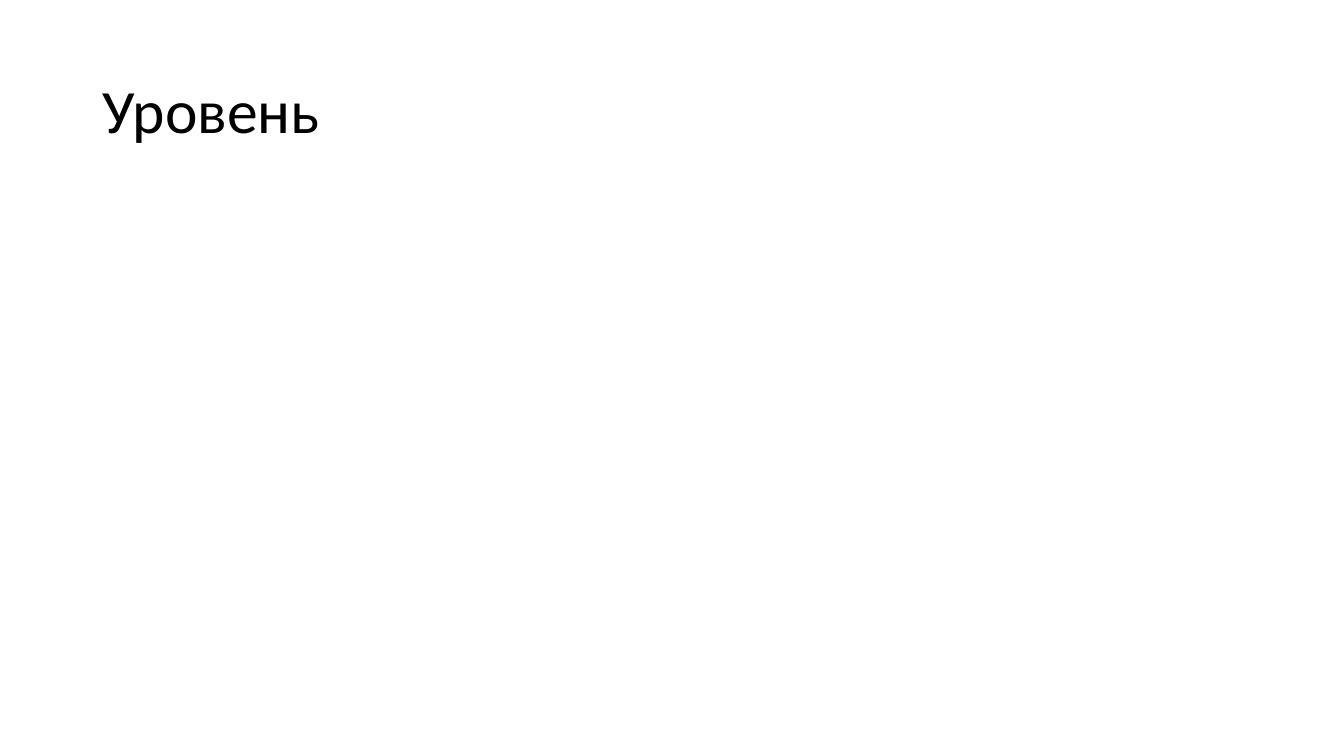
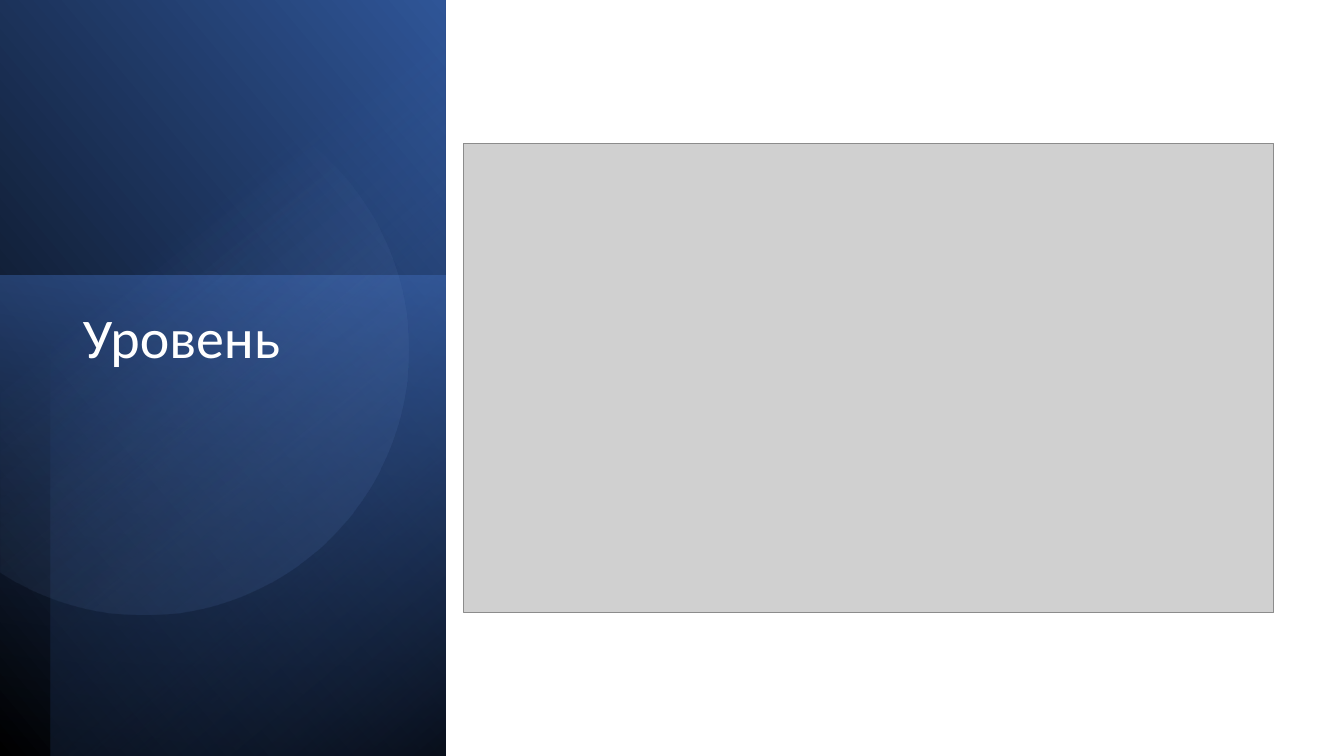
Before and after one commit to Finin1/pygame-project-ninja-platformer, a slide deck: slide 7 of Презентация.pptx (slide 9 before the commit). Drawn at 1344x756 pixels with LibreOffice and Linux fonts; fonts in the diff are those of the drawing; grey boxes stand for pictures. Boxes give left, top, right and bottom in pixels: in the first picture for what was removed or moved away, otherwise in the second. Text is boxed around its words. In the diff, an @@ line names an element or a change of style, - is before the commit and + after.

```diff
--- a/Презентация.pptx
+++ b/Презентация.pptx
@@ rectangle added at (0, 0, 446, 756), fill gradient #000000 to #2F5597 @@
@@ rectangle added at (50, 0, 446, 756), fill gradient #000000 to #4472C4 @@
@@ freeform shape added at (0, 52, 457, 662), fill gradient #8FAADC to #2F5597 @@
@@ picture added at (464, 143, 1274, 613) @@
@@ rectangle added at (0, 276, 446, 756), fill gradient #4472C4 to #203864 @@
@@ title "Уровень": place and size @@
-title "Уровень" at (102, 93, 319, 143)
+title "Уровень" at (83, 322, 280, 367)
@@ title "Уровень" at (83, 322, 280, 367): size 44 to 40 pt, text colour #000000 to #FFFFFF; vertical alignment middle to top @@
```
Also in this commit, not shown: 1 other slide changed, 1 slide removed.
